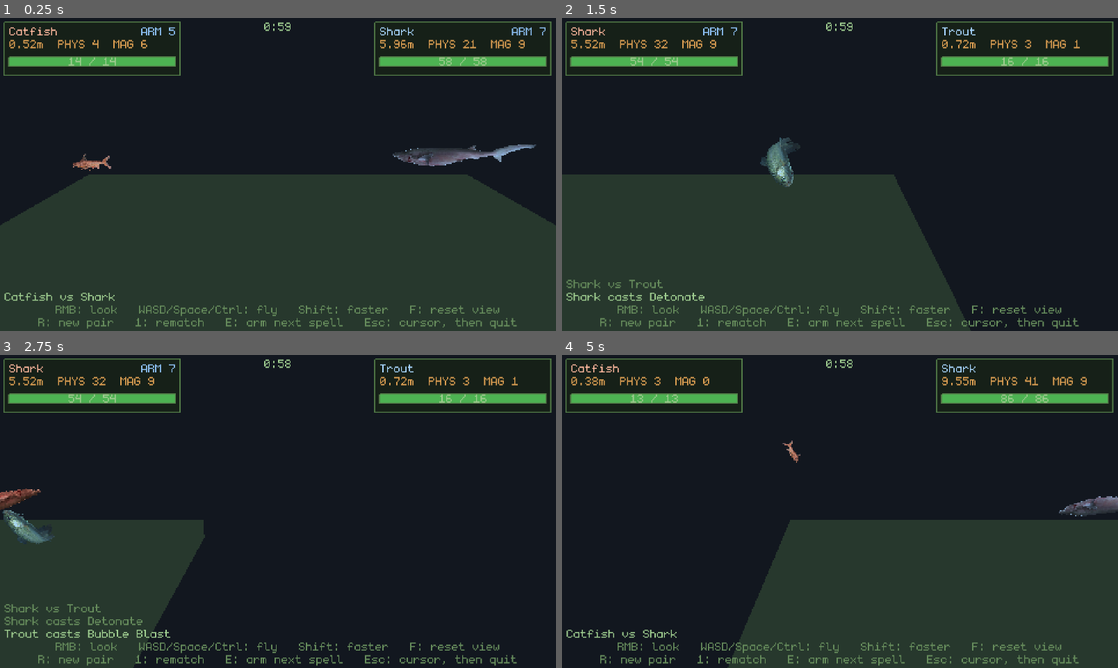
Above: before the commit, frames 1-4 (two rows, left to right).
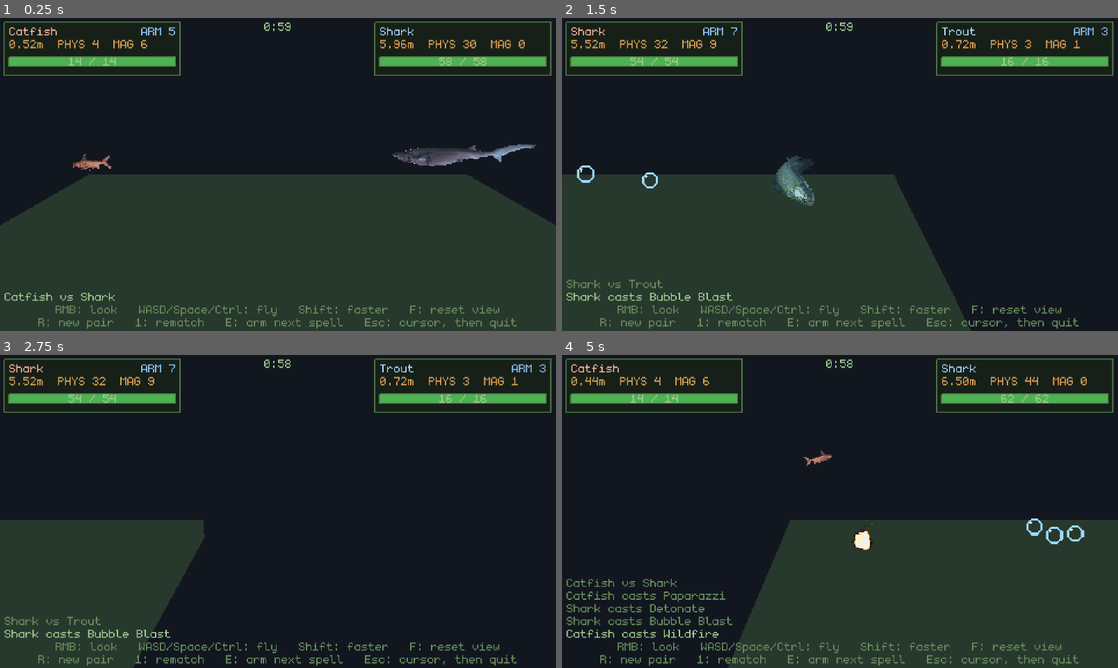
Above: after the commit, the same moments.

Repository: poissew/fishing-game
Game: Godot game, scene res://dev/TestArena.tscn
The game is run twice, just before and just after one commit, with the same random seed, the same clock (stepped at 60 frames per second) and the same inputs. This scene is started directly instead of the project's main scene. The engine's default icon, where the game draws it, is replaced by a stand-in: a white triangle on a blue panel in a dark square.
Inputs (mouse positions are in pixels of both pictures, inside the frame that each line leads up to):
- Up to frame 1 (0.25 s): no input
- Up to frame 2 (1.5 s): tap Enter (ui_accept) at 0.5, 0.77 s; move the mouse to (962, 158) at 0.52 s; hold D (right) 0.53-1.25 s; hold E (interact) 0.53-1.25 s; click (962, 158) at 0.67 s; drag from (728, 190) to (812, 237) at 1.27 s
- Up to frame 3 (2.75 s): move the mouse to (333, 442) at 2.02 s; hold D (right) from 2.03 s (still down); tap Space at 2.1 s
- Up to frame 4 (5 s): release D (right) at 2.75 s; drag from (812, 574) to (673, 464) at 2.77 s; move the mouse to (1006, 558) at 3.52 s; hold A (left) 3.53-4.25 s; hold Shift 3.53-4.25 s; tap Enter (ui_accept) at 3.77 s; drag from (673, 464) to (756, 433) at 4.27 s

The runs differ from the first frame. In frame 1, 0.1% of the frame differs, in the area x 83-99%, y 2-10%; in frame 2, 1.3%; in frame 3, 1.2%; in frame 4, 2.3%, in the area x 0-100%, y 6-91%.

Commit message:
feat: added wildfire spell

Diff:
--- a/classes/battle_fish.gd
+++ b/classes/battle_fish.gd
@@ -236,6 +236,10 @@
 var _volley_shots := 0
 var _volley_timer := 0.0
 var _hang_left := 0.0
+
+## Whether the fish had something under it last frame, so that the moment it
+## gets something under it again can be told from simply resting on the floor.
+var _was_grounded := false
 
 ## The fish's velocity from before the physics step it is now being told about.
 ## By the time body_entered fires, the solver has already bounced the fish off
@@ -524,6 +528,7 @@
 	_tick_volley(delta)
 	_tick_flop(delta)
 	_tick_peak()
+	_tick_landing()
 	_tick_overhead()
 	_tick_ready_spells()
 	_tick_look(delta)
@@ -934,6 +939,32 @@
 		best = other
 	return best
 
+## Spots the fish putting something solid back under itself - the other end of
+## the hop from _tick_peak(). `_was_grounded` is updated whatever happens next,
+## so a fish that lands stunned does not fire the moment it comes round.
+func _tick_landing() -> void:
+	var landed := _grounded and not _was_grounded
+	_was_grounded = _grounded
+	if not landed or fish == null or not is_alive() or is_stunned() or _hang_left > 0.0:
+		return
+	for spell in fish.ready_spells(SpellData.Trigger.ON_LANDING):
+		var burn := spell.data as BurnZoneSpellData
+		if burn == null:
+			continue
+		var damage := spell.try_cast_at(caster_power(spell.data))
+		if damage == SpellInstance.NOT_READY:
+			continue
+		cast_spell.emit(spell.data, null)
+		_light_zone(burn, damage)
+
+## Leaves a patch of fire where the fish just came down. Parented alongside it
+## rather than under it, like every other effect, so it stays where it was lit
+## and outlives the fish that lit it.
+func _light_zone(spell: BurnZoneSpellData, damage: int) -> void:
+	var zone := SpellFireZone.light(_effect_parent(), global_position, spell, damage, self)
+	if zone != null:
+		zone.hit_fish.connect(_on_bubble_hit)
+
 ## Spends a spell that was waiting for the top of a hop. Nothing to shoot at
 ## means the charge is kept rather than spent on the scenery - unlike an ON_HIT
 ## spell, this one is aimed, so firing it at nobody would just waste it.
@@ -1020,8 +1051,8 @@
 	if bubble != null:
 		bubble.hit_fish.connect(_on_bubble_hit)
 
-## A bubble landing is this fish landing a hit, as far as anything watching is
-## concerned.
+## Something this fish left behind - a bubble in flight, a patch of fire - is
+## this fish landing a hit, as far as anything watching is concerned.
 func _on_bubble_hit(target: BattleFish, amount: int) -> void:
 	dealt_damage.emit(target, amount)
 
--- a/classes/fish_data.gd
+++ b/classes/fish_data.gd
@@ -13,6 +13,7 @@
 	preload("res://data/spells/paparazzi.tres"),
 	preload("res://data/spells/boxer.tres"),
 	preload("res://data/spells/sandbag.tres"),
+	preload("res://data/spells/wildfire.tres"),
 ]
 
 enum Rarity {
--- /dev/null
+++ b/classes/spells/burn_zone_spell_data.gd
@@ -0,0 +1,45 @@
+## A fish that hits the ground hard enough to set it alight: every landing
+## leaves a small patch of fire behind, and anything standing in it burns.
+##
+## The type is **PHYSICAL**, which is what makes `SpellInstance.caster_power()`
+## hand it the fish's phys_dmg rather than its magic - this is the one spell
+## that scales off how hard the fish hits rather than off what it knows. The
+## same choice is what makes the burn count as physical damage on the way in,
+## so `ArmourSpellData` takes the edge off it like any other punch.
+##
+## The zone does not burn whoever lit it. A fish lands in the middle of its own
+## fire every time it drops one, so anything else would be a spell that kills
+## its owner.
+class_name BurnZoneSpellData
+extends SpellData
+
+@export_category("Zone")
+## How far the fire reaches along the floor.
+@export_range(0.1, 5.0, 0.05, "suffix:m") var radius: float = 0.7
+## And how high above it: a fish flopping over the top still gets singed, one
+## thrown well clear does not.
+@export_range(0.1, 5.0, 0.05, "suffix:m") var height: float = 1.0
+## How long the patch burns for.
+@export_range(0.2, 30.0, 0.1, "suffix:s") var duration: float = 4.0
+## Seconds between two burns for anything standing in it.
+@export_range(0.05, 5.0, 0.05, "suffix:s") var interval: float = 0.5
+
+@export_category("Burn")
+## Damage a tick is worth, as a share of the caster's **physical** damage.
+@export var damage_scale: float = 0.25
+
+@export_category("Look")
+## The animation the patch plays. It is stretched over the whole `duration`
+## rather than looped, so a zone flares up and burns down to smoke on its own.
+@export var frames: SpriteFrames
+## World height it is drawn at.
+@export_range(0.05, 5.0, 0.05, "suffix:m") var zone_size: float = 0.55
+
+## A share of the caster's physical damage - `caster_power` is phys_dmg for a
+## PHYSICAL spell, which is the whole reason this one is typed that way.
+func compute_damage(caster_power: int) -> int:
+	return maxi(0, int(round(caster_power * damage_scale)))
+
+## How many times a fish standing in it the whole way through would be burnt.
+func tick_count() -> int:
+	return maxi(1, int(floor(duration / maxf(interval, 0.01))))
--- a/classes/spells/spell_data.gd
+++ b/classes/spells/spell_data.gd
@@ -36,6 +36,9 @@
 	## Goes off the moment it is off cooldown, with nothing to wait for and
 	## nothing to aim at. The cooldown is the whole of the pacing.
 	WHEN_READY,
+	## Spent the moment the fish puts something solid back under itself - the
+	## other end of the hop from AT_JUMP_PEAK.
+	ON_LANDING,
 }
 
 @export_category("Base Data")
--- /dev/null
+++ b/classes/spells/spell_fire_zone.gd
@@ -0,0 +1,130 @@
+## A patch of burning floor: it sits where it was lit, burns anything standing
+## in it on a timer, and goes out on its own.
+##
+## Like SpellBubble it carries everything it needs - the damage rolled when it
+## was lit, and the team of whoever lit it - so it keeps burning after that fish
+## has been freed. And like the bubble, its own `_may_hit()` is the team half of
+## BattleFish.can_hit() without the "is the attacker still alive" half, because
+## fire does not care.
+##
+## The animation is **stretched over the whole duration** rather than looped:
+## the frames it is given start as a flare and end in smoke, which is exactly
+## the shape of a fire burning itself out, so one slow playthrough is the whole
+## effect. `speed_scale` is what does it.
+class_name SpellFireZone
+extends AnimatedSprite3D
+
+const DEFAULT_ANIM := &"default"
+
+## Fired when the fire takes health off something, so whoever lit it can report
+## the damage as its own.
+signal hit_fish(target: BattleFish, amount: int)
+
+var _spell: BurnZoneSpellData = null
+var _damage := 0
+var _team := -1
+var _caster: BattleFish = null
+var _left := 0.0
+var _timer := 0.0
+
+## Lights a patch at `origin`. The caller adds nothing else - it burns, it
+## reports what it burnt, and it frees itself.
+static func light(parent: Node3D, origin: Vector3, spell: BurnZoneSpellData,
+		damage: int, caster: BattleFish) -> SpellFireZone:
+	if parent == null or spell == null or spell.frames == null or caster == null:
+		return null
+	var zone := SpellFireZone.new()
+	zone._spell = spell
+	zone._damage = damage
+	zone._caster = caster
+	zone._team = caster.team
+	zone._left = spell.duration
+	zone._timer = spell.interval
+	zone.sprite_frames = spell.frames
+	zone.animation = zone._first_animation()
+	zone.billboard = BaseMaterial3D.BILLBOARD_ENABLED
+	zone.texture_filter = BaseMaterial3D.TEXTURE_FILTER_NEAREST
+	zone.alpha_cut = SpriteBase3D.ALPHA_CUT_DISCARD
+	zone.shaded = false
+	zone.pixel_size = zone._pixel_size_for(spell.zone_size)
+	# Stood on the ground rather than centred on it: the offset lifts the image
+	# by half its own height, so its bottom edge is where the fish landed.
+	var texture := spell.frames.get_frame_texture(zone.animation, 0)
+	if texture != null:
+		zone.offset = Vector2(0.0, texture.get_height() * 0.5)
+	parent.add_child(zone)
+	zone.global_position = origin
+	return zone
+
+func _ready() -> void:
+	# One playthrough stretched over the whole burn. A zone that outlasts its
+	# own animation would otherwise stand there on the last frame.
+	speed_scale = _anim_length() / maxf(_spell.duration, 0.01) if _spell != null else 1.0
+	play()
+
+func _physics_process(delta: float) -> void:
+	if _spell == null:
+		queue_free()
+		return
+	_left -= delta
+	if _left <= 0.0:
+		queue_free()
+		return
+	_timer -= delta
+	if _timer > 0.0:
+		return
+	_timer += maxf(_spell.interval, 0.01)
+	_burn()
+
+## Everything standing in the fire this instant takes a tick of it.
+func _burn() -> void:
+	var source: BattleFish = _caster if is_instance_valid(_caster) else null
+	for node in get_tree().get_nodes_in_group(BattleFish.GROUP):
+		var fish := node as BattleFish
+		if not _may_hit(fish):
+			continue
+		var offset := fish.global_position - global_position
+		if absf(offset.y) > _spell.height:
+			continue
+		offset.y = 0.0
+		if offset.length() > _spell.radius:
+			continue
+		# Physical: a burn that scales off how hard the fish hits is a burn
+		# armour can do something about. See BurnZoneSpellData.
+		var dealt := fish.take_tick_damage(_damage, source, not _spell.is_magical())
+		if dealt > 0:
+			hit_fish.emit(fish, dealt)
+
+## The team half of BattleFish.can_hit(), and the fish that lit it is out of it:
+## it lands in the middle of its own fire every single time.
+func _may_hit(fish: BattleFish) -> bool:
+	if fish == null or not fish.is_alive():
+		return false
+	if is_instance_valid(_caster) and fish == _caster:
+		return false
+	return _team < 0 or fish.team != _team
+
+func _first_animation() -> StringName:
+	if sprite_frames == null:
+		return DEFAULT_ANIM
+	if sprite_frames.has_animation(DEFAULT_ANIM):
+		return DEFAULT_ANIM
+	var names := sprite_frames.get_animation_names()
+	return StringName(names[0]) if not names.is_empty() else DEFAULT_ANIM
+
+## Seconds one playthrough would take at the frames' own speed.
+func _anim_length() -> float:
+	if sprite_frames == null or not sprite_frames.has_animation(animation):
+		return 1.0
+	var speed := sprite_frames.get_animation_speed(animation)
+	if speed <= 0.0:
+		return 1.0
+	return sprite_frames.get_frame_count(animation) / speed
+
+## Sized off the first frame's height, the same way the blast and the bubble
+## are sized off theirs.
+func _pixel_size_for(height: float) -> float:
+	var texture := sprite_frames.get_frame_texture(animation, 0) if sprite_frames != null else null
+	if texture == null or texture.get_height() <= 0:
+		return 0.01
+	return height / float(texture.get_height())
--- /dev/null
+++ b/data/spells/wildfire.tres
@@ -0,0 +1,20 @@
+[gd_resource type="Resource" script_class="BurnZoneSpellData" format=3]
+
+[ext_resource type="Script" path="res://classes/spells/burn_zone_spell_data.gd" id="1_wfir"]
+[ext_resource type="SpriteFrames" uid="uid://cmvxh4wegm7xa" path="res://sprites/spells/explosion.tres" id="2_wfir"]
+
+[resource]
+script = ExtResource("1_wfir")
+name = "Wildfire"
+description = "Comes down hard enough to set the ground alight. Whatever it leaves behind keeps burning for a while, and this one knows better than to stand in it."
+trigger = 6
+base_power = 0
+base_type = 0
+base_cooldown = 3
+radius = 0.7
+height = 1.0
+duration = 4.0
+interval = 0.5
+damage_scale = 0.25
+frames = ExtResource("2_wfir")
+zone_size = 0.55
Not shown, added: classes/spells/burn_zone_spell_data.gd.uid
Not shown, added: classes/spells/spell_fire_zone.gd.uid
Not shown, changed: CLAUDE.md
